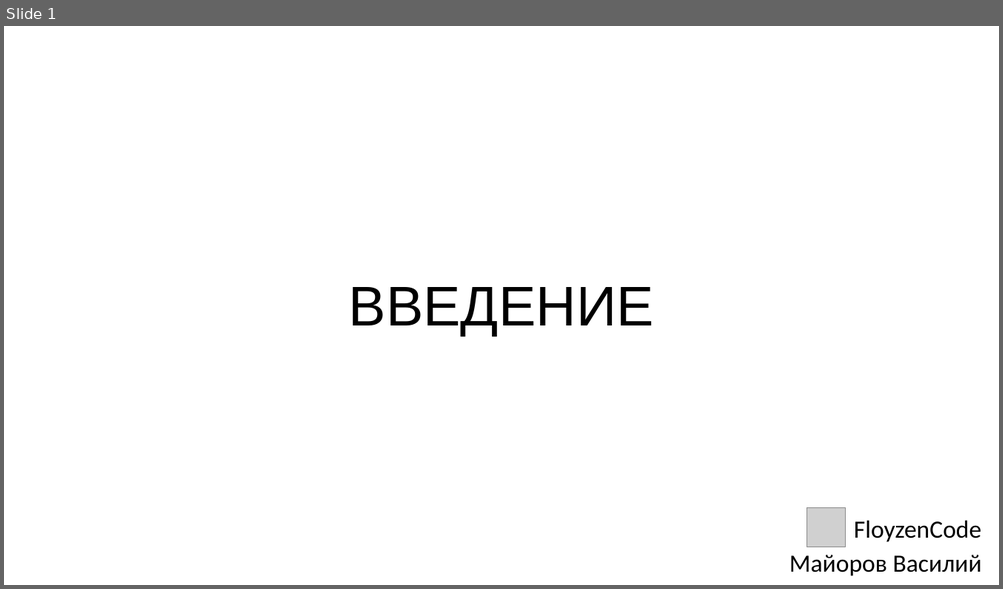
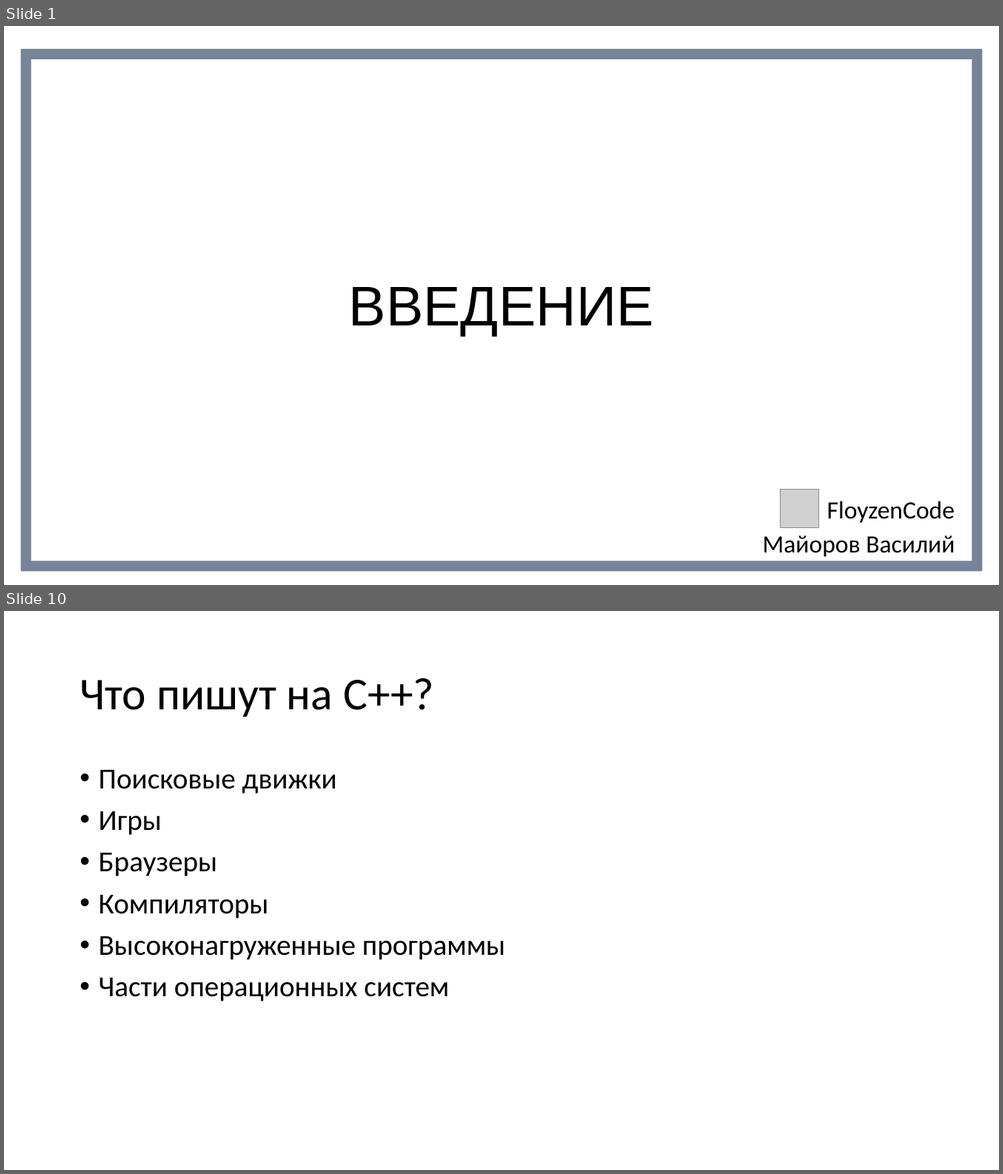
Before and after one commit to FloyzenCode/cpp-lectures, a slide deck: lecture1/lecture1.pptx. Shown one above the other, each under a label of ours: slide 1 before the commit, slides 1 and 10 after it; the slides between them are not shown. The pictures are 1003x589 and 1003x1174 pixels, drawn with LibreOffice and Linux fonts; fonts in the diff are those of the drawing; grey boxes stand for pictures. Boxes give left, top, right and bottom in pixels: in the first picture for what was removed or moved away, otherwise in the second. Text is boxed around its words. In the diff, an @@ line names an element or a change of style, - is before the commit and + after.

```diff
--- a/lecture1/lecture1.pptx
+++ b/lecture1/lecture1.pptx
@@ slide 10 added at box(4, 611, 999, 1170), background #FFFFFF @@
@@ title added at box(79, 678, 434, 717), 44 pt, text #000000 @@
+Что пишут на С++?
@@ text added at box(99, 770, 505, 1002), 28 pt, text #000000 @@
+• Поисковые движки
+• Игры
+• Браузеры
+• Компиляторы
+• Высоконагруженные программы
+• Части операционных систем
@@ slide 1 changed as well @@
@@ rectangle added at box(25, 54, 977, 567), outline #1E3256 10 pt @@
@@ 1 picture, 1 text, 1 subtitle: place and size @@
-1 picture, 1 text, 1 subtitle at box(789, 508, 982, 577)
+1 picture, 1 text, 1 subtitle at box(762, 489, 954, 557)
```
Also in this commit, not shown: 49 other slides added, 1 slide removed, 14 other files.
